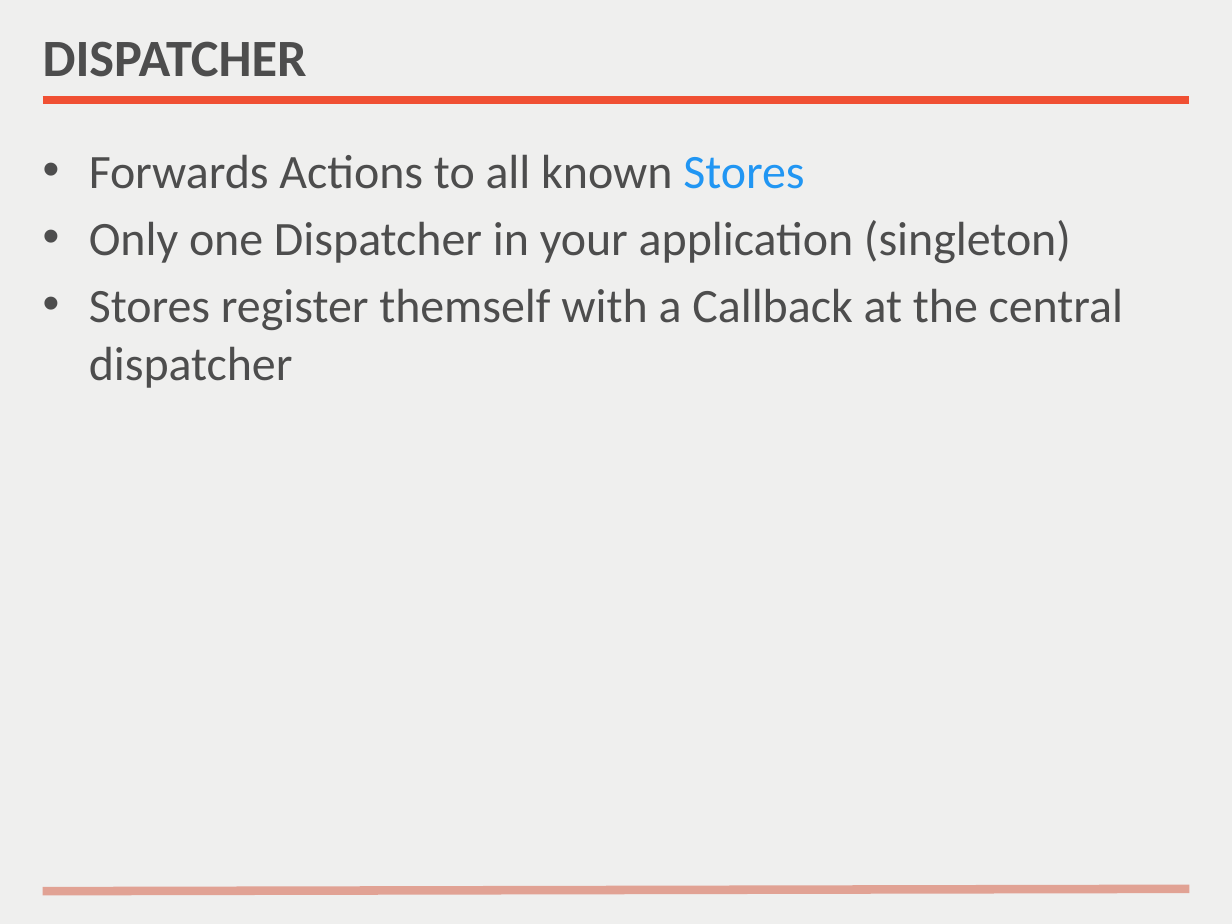
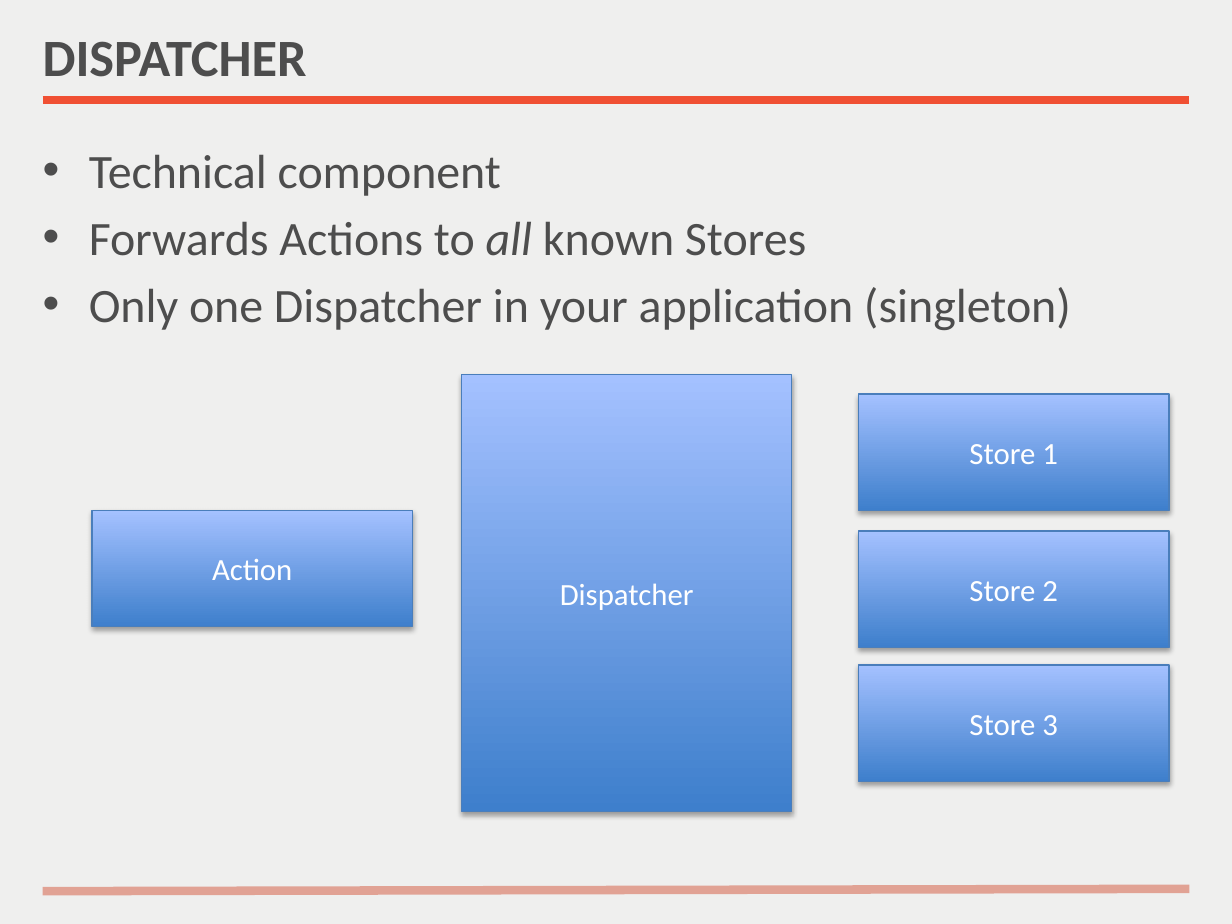
Before and after one commit to nilshartmann/react-meetup-flux, a slide deck: slide 17 of Flux Introduction.pptx (slide 16 before the commit). Drawn at 1232x924 pixels with LibreOffice and Linux fonts; fonts in the diff are those of the drawing. Boxes give left, top, right and bottom in pixels: in the first picture for what was removed or moved away, otherwise in the second. Text is boxed around its words. In the diff, an @@ line names an element or a change of style, - is before the commit and + after.

```diff
--- a/Flux Introduction.pptx
+++ b/Flux Introduction.pptx
@@ text at <box>89,154,501,196</box>: paragraph added @@
+• Technical component
@@ text at <box>89,221,806,256</box>: text colour #2196F3 to #4D4D4D in "Stores"; italic on in "all" @@
@@ text at <box>89,288,1123,388</box>: paragraph removed @@
-• Stores register themself with a Callback at the central dispatcher
@@ rectangle added at <box>462,375,792,811</box>, fill gradient #3F80CE to #A4C4FF, outline #4B7EBC 0.75 pt, 18 pt, text #FFFFFF @@
+Dispatcher
@@ rectangle added at <box>859,394,1169,510</box>, fill gradient #3F80CE to #A4C4FF, outline #4B7EBC 0.75 pt, 18 pt, text #FFFFFF @@
+Store 1
@@ rectangle added at <box>92,510,413,626</box>, fill gradient #3F80CE to #A4C4FF, outline #4B7EBC 0.75 pt, 18 pt, text #FFFFFF @@
+Action
@@ rectangle added at <box>859,531,1169,647</box>, fill gradient #3F80CE to #A4C4FF, outline #4B7EBC 0.75 pt, 18 pt, text #FFFFFF @@
+Store 2
@@ rectangle added at <box>859,665,1169,781</box>, fill gradient #3F80CE to #A4C4FF, outline #4B7EBC 0.75 pt, 18 pt, text #FFFFFF @@
+Store 3
```
Also in this commit, not shown: 7 other slides changed, 8 slides added, 3 slides removed, 1 other file.
